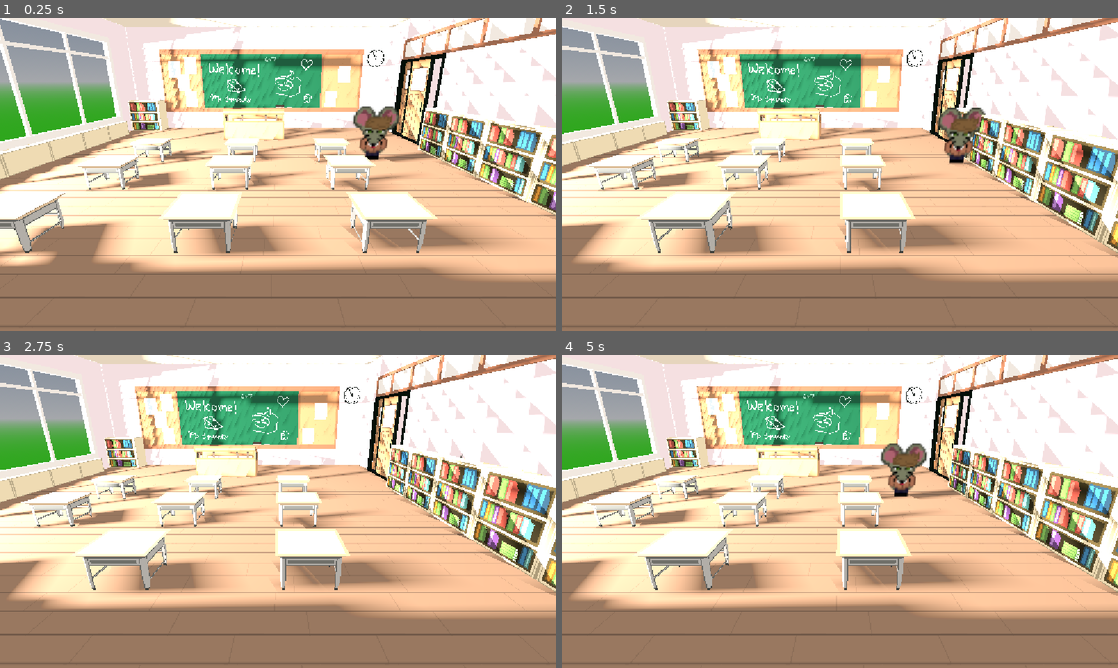
Above: before the commit, frames 1-4 (two rows, left to right).
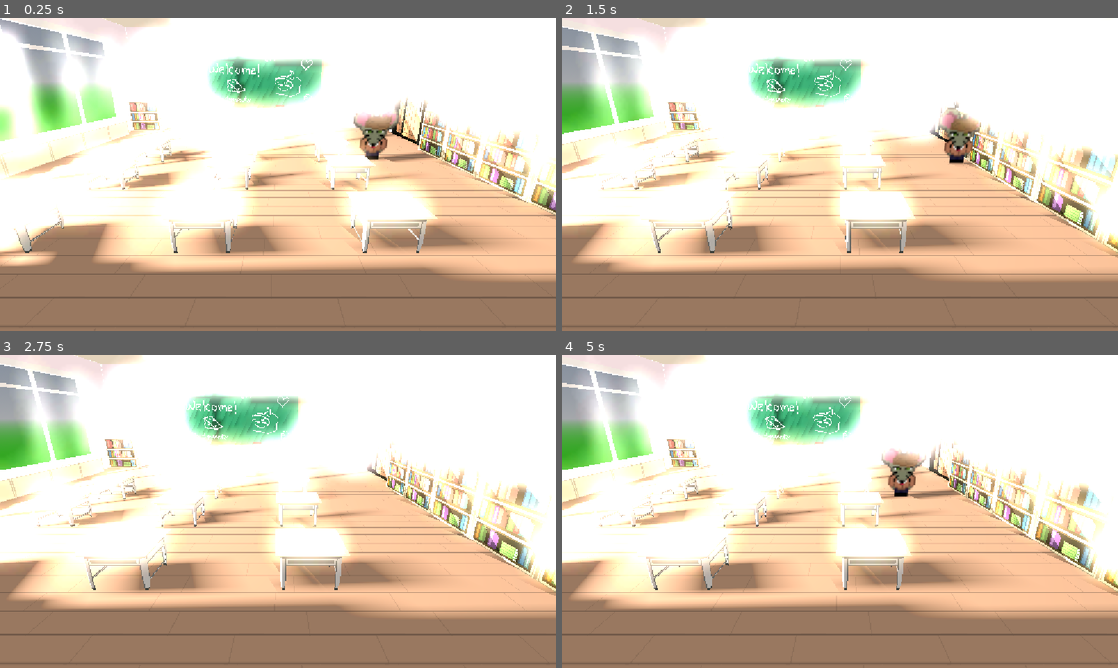
Above: after the commit, the same moments.

Repository: sid-the-loser/riskuits
Game: Godot game, scene res://scenes/test.tscn
The game is run twice, just before and just after one commit, with the same random seed, the same clock (stepped at 60 frames per second) and the same inputs.
Inputs:
- Up to frame 1 (0.25 s): no input
- Up to frame 2 (1.5 s): hold Right (move_right) 0.53-1.28 s; hold Down (move_down) from 1.28 s (still down)
- Up to frame 3 (2.75 s): release Down (move_down) at 2.03 s; hold Right (move_right) from 2.03 s (still down)
- Up to frame 4 (5 s): release Right (move_right) at 2.78 s; hold Up (move_up) 2.78-3.53 s; tap Enter at 3.5 s; hold Left (move_left) from 3.53 s (still down)

The runs differ from the first frame. In frame 1, 36% of the frame differs, in the area x 0-100%, y 0-76%; in frame 2, 33%; in frame 3, 33%; in frame 4, 33%.

Commit message:
added glow

Diff:
--- a/world_environment_stuff/inclass_environment.tres
+++ b/world_environment_stuff/inclass_environment.tres
@@ -12,3 +12,5 @@
 sky = SubResource("Sky_wlxty")
 ambient_light_source = 2
 ambient_light_color = Color(1, 1, 1, 1)
+glow_enabled = true
+glow_intensity = 8.0
